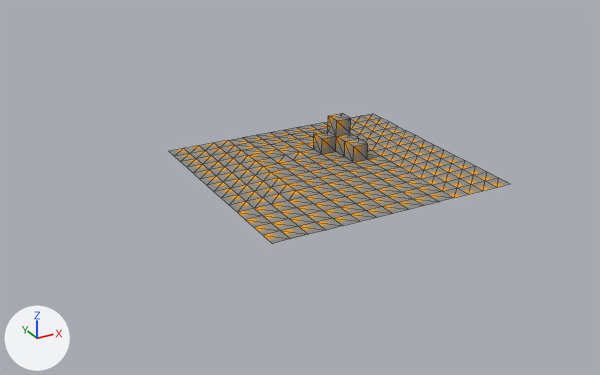
The OBJ model assets/models/plane.obj as it was, and as the next commit left it.
Before and after are seen from a 50 mm lens placed at (-23.5, -39.3, 18.5), pointed at (-3.7, -3.4, 0.6). Arrows for +X, +Y and +Z are at lower left; the lights stay in place. Mesh edges are drawn as thin lines. Where no turn or scale is listed for an object, it has been applied to the vertices.
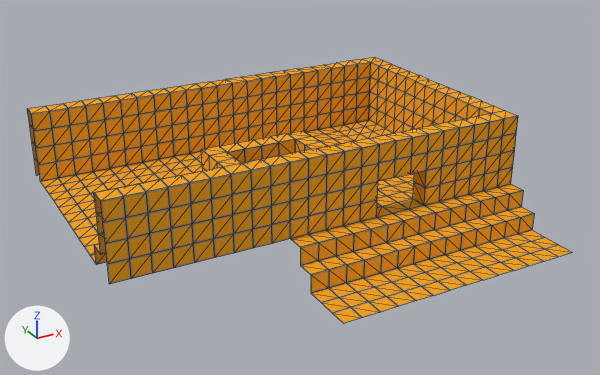
What the commit changed:
me_plane is used by ob_plane; location (0.0, 0.0, 0.0).
me_plane had 254 vertices, 448 faces and spanned x -7.5..7.5, y -7.5..6.5, z 0.0..2.0.
me_plane now has 1006 vertices, 1924 faces and spans x -15.5..7.5, y -12.5..6.5, z -2.0..4.0.
me_plane part 1: 14 vertices removed from x 0.5..2.5, y -0.5..2.5, z 1.0..2.0; 766 vertices added at x -15.5..7.5, y -12.5..6.5, z -2.0..4.0.
me_plane part 2: 314 kept faces spanning x -7.5..6.5, y -7.5..5.5, z 0.0 get new texture (UV) coordinates.

Changed parts and their boxes [x1, y1, x2, y2] in the pictures (600 x 375 px):
'Plane', reshaped (60% wider, 106% taller): before [169, 114, 510, 243]; after [27, 57, 572, 324]
part 1 of me_plane, built on: before [314, 114, 368, 162]; after [27, 57, 572, 324]
part 2 of me_plane, surface changed: before [175, 120, 484, 231]; after [175, 120, 414, 213]
